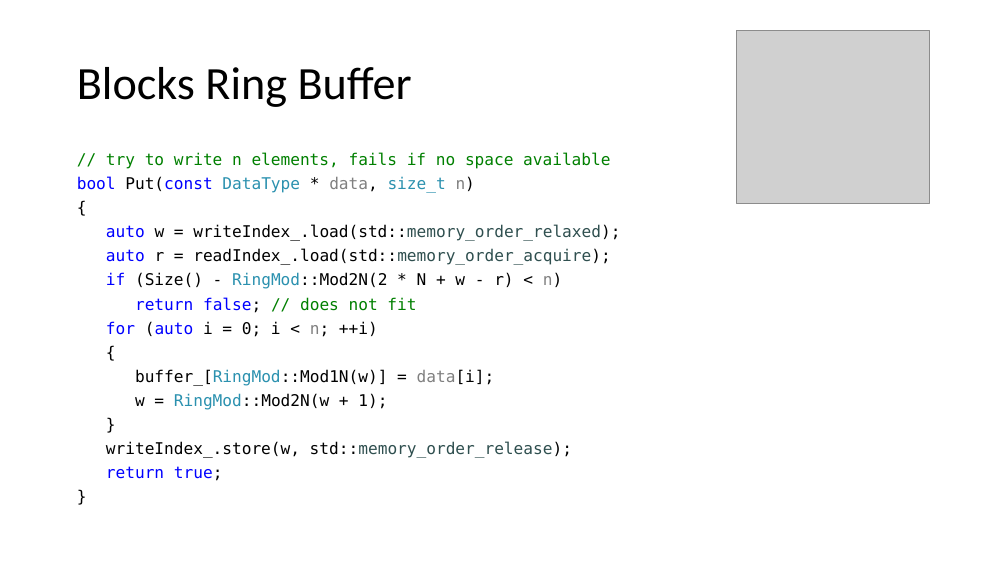
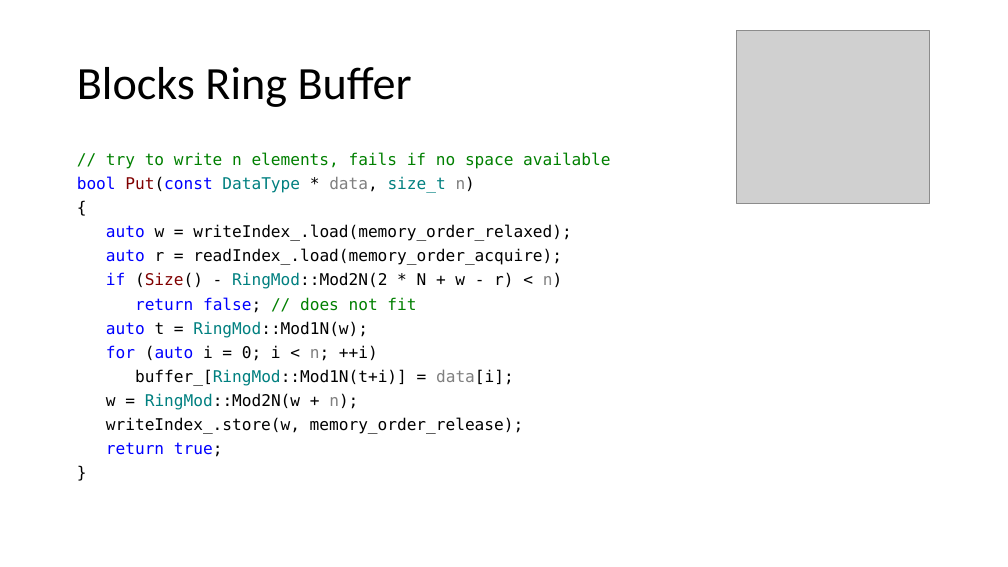
Before and after one commit to ChrisLomont/RingBuffer, a slide deck: slide 28 of Making a Ringbuffer.pptx (slide 27 before the commit). Drawn at 1008x567 pixels with LibreOffice and Linux fonts; fonts in the diff are those of the drawing; grey boxes stand for pictures. Boxes give left, top, right and bottom in pixels: in the first picture for what was removed or moved away, otherwise in the second. Text is boxed around its words. In the diff, an @@ line names an element or a change of style, - is before the commit and + after.

```diff
--- a/Making a Ringbuffer.pptx
+++ b/Making a Ringbuffer.pptx
@@ text at (77, 176, 562, 289): text colour #000000 to #800000 in "Put(const", "(Size()"; text colour #2B91AF to #008080 in "DataType size_t", "RingMod::Mod2N(2" @@
@@ text at (106, 224, 571, 265): text changed @@
-auto w = writeIndex_.load(std::memory_order_relaxed);
-auto r = readIndex_.load(std::memory_order_acquire);
+auto w = writeIndex_.load(memory_order_relaxed);
+auto r = readIndex_.load(memory_order_acquire);
@@ text at (106, 321, 368, 338): paragraph added @@
+auto t = RingMod::Mod1N(w);
@@ text at (106, 369, 524, 434): text changed @@
-{
-buffer_[RingMod::Mod1N(w)] = data[i];
-w = RingMod::Mod2N(w + 1);
-}
-writeIndex_.store(w, std::memory_order_release);
+buffer_[RingMod::Mod1N(t+i)] = data[i];
+w = RingMod::Mod2N(w + n);
+writeIndex_.store(w, memory_order_release);
```
Also in this commit, not shown: 13 other slides changed, 2 slides added, 1 slide removed, 6 other files.
